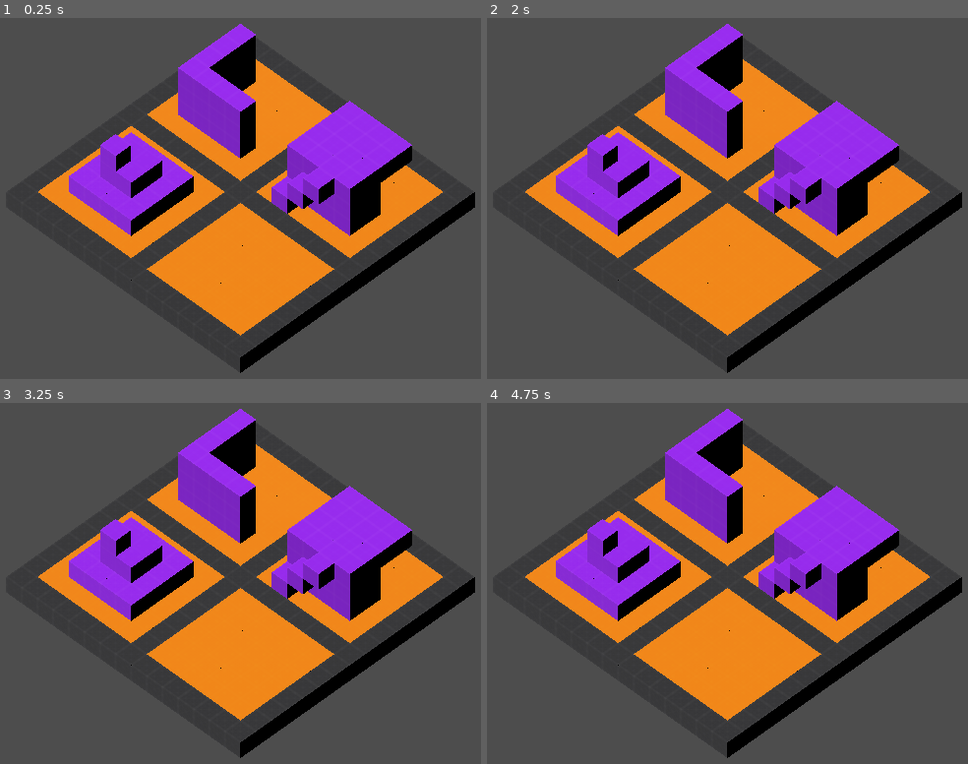
Above: before the commit, frames 1-4 (two rows, left to right).
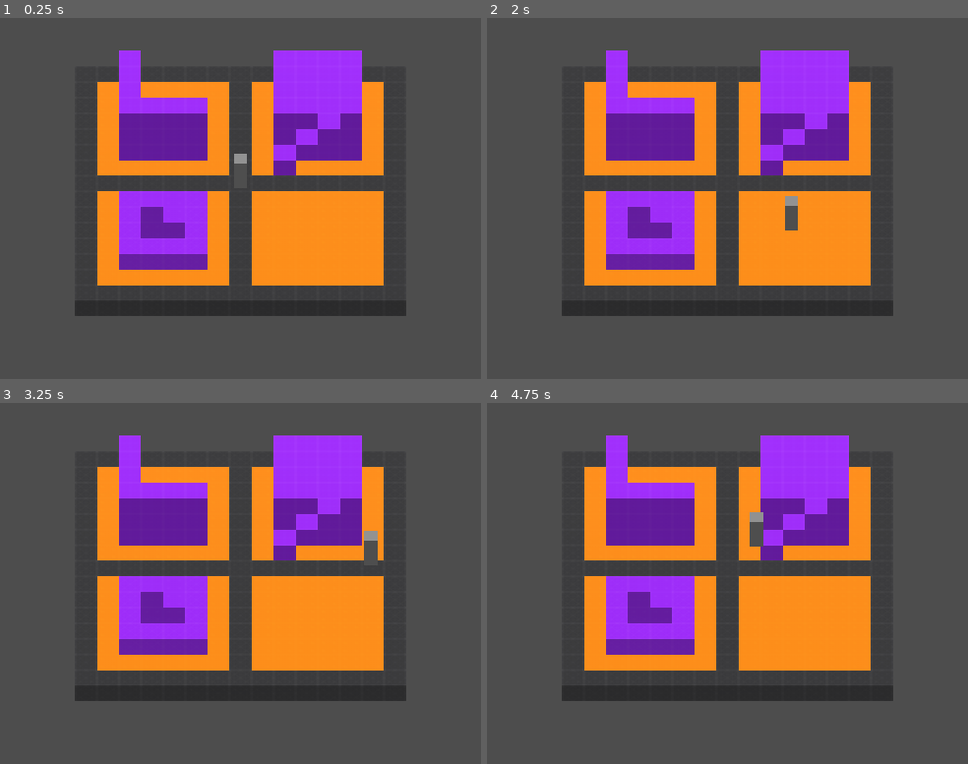
Above: after the commit, the same moments.

Repository: 26SathvikV/toy4
Game: Godot game, scene res://main.tscn
The game is run twice, just before and just after one commit, with the same random seed, the same clock (stepped at 60 frames per second) and the same inputs.
Inputs:
- Up to frame 1 (0.25 s): no input
- Up to frame 2 (2 s): tap Enter at 0.5 s; hold D (right, bound only after the commit) 0.53-1.28 s; tap Space (jump, bound only after the commit) at 0.6, 0.77, 1.07, 1.35, 1.52, 1.82 s; hold S (down, bound only after the commit) from 1.28 s (still down)
- Up to frame 3 (3.25 s): release S (down, bound only after the commit) at 2.03 s; hold D (right, bound only after the commit) 2.03-2.78 s; tap Space (jump, bound only after the commit) at 2.1, 2.85, 3.02 s; hold W (up, bound only after the commit) from 2.78 s (still down)
- Up to frame 4 (4.75 s): tap Space (jump, bound only after the commit) at 3.32, 3.5, 3.6, 3.77, 4.07, 4.35, 4.52 s; release W (up, bound only after the commit) at 3.53 s; hold A (left, bound only after the commit) from 3.53 s (still down)

The runs differ from the first frame. In frame 1, 38% of the frame differs, in the area x 7-99%, y 1-99%; in frame 2, 38%; in frame 3, 38%; in frame 4, 38%.

Commit message:
basic player controls

Diff:
--- /dev/null
+++ b/code/player.gd
@@ -0,0 +1,24 @@
+extends CharacterBody3D
+
+@export var speed: float;
+@export var jumpHeight: float;
+@export var gravity: float;
+
+@onready var mappedDirections: Dictionary = { # godot doesnt have dictionary type hints?
+	"up": Vector3(speed, 0, 0), # note that up is in 2d plane, not 3d (ie jump)
+	"down": Vector3(-speed, 0, 0),
+	"right": Vector3(0, 0, speed),
+	"left": Vector3(0, 0, -speed)
+};
+
+func _physics_process(delta: float) -> void:
+	var vec: Vector3 = Vector3(0, self.velocity.y - gravity * delta, 0);
+
+	for dir in mappedDirections:
+		vec += mappedDirections[dir] if Input.is_action_pressed(dir) else Vector3();
+
+	if (Input.is_action_just_pressed("jump") && self.is_on_floor()):
+		vec.y = jumpHeight;
+
+	self.velocity = vec;
+	move_and_slide();
--- a/main.tscn
+++ b/main.tscn
@@ -1,16 +1,26 @@
-[gd_scene load_steps=2 format=3 uid="uid://cfitidb0v3ddt"]
+[gd_scene load_steps=5 format=3 uid="uid://culun8f4of417"]
 
 [ext_resource type="MeshLibrary" uid="uid://dus3m8fgbhrmr" path="res://resources/meshLibrary/testMeshLib.tres" id="1_creva"]
+[ext_resource type="Script" path="res://code/player.gd" id="2_nrv28"]
+
+[sub_resource type="BoxMesh" id="BoxMesh_cf4oi"]
+
+[sub_resource type="BoxShape3D" id="BoxShape3D_2veee"]
+size = Vector3(0.15, 0.4, 0.15)
 
 [node name="main" type="Node3D"]
 
 [node name="camera" type="Camera3D" parent="."]
-transform = Transform3D(0.707107, 0.5, -0.5, 0, 0.707107, 0.707107, 0.707107, -0.5, 0.5, -3, 5, 3)
+transform = Transform3D(-4.37114e-08, 0.707107, -0.707107, 0, 0.707107, 0.707107, 1, 3.09086e-08, -3.09086e-08, -3, 3.5, 0)
 projection = 1
 size = 5.0
 
-[node name="GridMap" type="GridMap" parent="."]
-transform = Transform3D(1, 0, 0, 0, 1, 0, 0, 0, 1, 0.125, 0.125, 0.125)
+[node name="DirectionalLight3D" type="DirectionalLight3D" parent="camera"]
+transform = Transform3D(1, -4.2222e-08, -3.2398e-08, 5.27643e-08, 0.866025, 0.5, 6.94656e-09, -0.5, 0.866025, -1.31134e-07, -0.353554, -4.59619)
+sky_mode = 1
+
+[node name="level" type="GridMap" parent="."]
+transform = Transform3D(1, 0, 0, 0, 1, 0, 0, 0, 1, 0.125, 0, 0.125)
 mesh_library = ExtResource("1_creva")
 cell_size = Vector3(0.25, 0.25, 0.25)
 cell_scale = 0.25
@@ -19,6 +29,21 @@
 }
 metadata/_editor_floor_ = Vector3(1, 3, 0)
 
-[node name="DirectionalLight3D" type="DirectionalLight3D" parent="."]
-transform = Transform3D(-3.1999e-08, -0.866025, -0.5, -4.37114e-08, -0.5, 0.866025, -1, 4.95676e-08, -2.18557e-08, 0, 0, 0)
-sky_mode = 1
+[node name="player" type="CharacterBody3D" parent="."]
+unique_name_in_owner = true
+transform = Transform3D(1, 0, 0, 0, 1, 0, 0, 0, 1, 0, 0.372955, 0)
+axis_lock_angular_x = true
+axis_lock_angular_y = true
+axis_lock_angular_z = true
+script = ExtResource("2_nrv28")
+speed = 1.0
+jumpHeight = 3.0
+gravity = 10.0
+
+[node name="MeshInstance3D" type="MeshInstance3D" parent="player"]
+transform = Transform3D(0.15, 0, 0, 0, 0.4, 0, 0, 0, 0.15, 0, 0.163635, 0)
+mesh = SubResource("BoxMesh_cf4oi")
+
+[node name="CollisionShape3D" type="CollisionShape3D" parent="player"]
+transform = Transform3D(1, 0, 0, 0, 1, 0, 0, 0, 1, 0, 0.163635, 0)
+shape = SubResource("BoxShape3D_2veee")
--- a/project.godot
+++ b/project.godot
@@ -14,3 +14,36 @@
 run/main_scene="res://main.tscn"
 config/features=PackedStringArray("4.2", "Forward Plus")
 config/icon="res://icon.svg"
+
+[input]
+
+up={
+"deadzone": 0.5,
+"events": [Object(InputEventKey,"resource_local_to_scene":false,"resource_name":"","device":-1,"window_id":0,"alt_pressed":false,"shift_pressed":false,"ctrl_pressed":false,"meta_pressed":false,"pressed":false,"keycode":0,"physical_keycode":87,"key_label":0,"unicode":119,"echo":false,"script":null)
+]
+}
+down={
+"deadzone": 0.5,
+"events": [Object(InputEventKey,"resource_local_to_scene":false,"resource_name":"","device":-1,"window_id":0,"alt_pressed":false,"shift_pressed":false,"ctrl_pressed":false,"meta_pressed":false,"pressed":false,"keycode":0,"physical_keycode":83,"key_label":0,"unicode":115,"echo":false,"script":null)
+]
+}
+left={
+"deadzone": 0.5,
+"events": [Object(InputEventKey,"resource_local_to_scene":false,"resource_name":"","device":-1,"window_id":0,"alt_pressed":false,"shift_pressed":false,"ctrl_pressed":false,"meta_pressed":false,"pressed":false,"keycode":0,"physical_keycode":65,"key_label":0,"unicode":97,"echo":false,"script":null)
+]
+}
+right={
+"deadzone": 0.5,
+"events": [Object(InputEventKey,"resource_local_to_scene":false,"resource_name":"","device":-1,"window_id":0,"alt_pressed":false,"shift_pressed":false,"ctrl_pressed":false,"meta_pressed":false,"pressed":false,"keycode":0,"physical_keycode":68,"key_label":0,"unicode":100,"echo":false,"script":null)
+]
+}
+jump={
+"deadzone": 0.5,
+"events": [Object(InputEventKey,"resource_local_to_scene":false,"resource_name":"","device":-1,"window_id":0,"alt_pressed":false,"shift_pressed":false,"ctrl_pressed":false,"meta_pressed":false,"pressed":false,"keycode":0,"physical_keycode":32,"key_label":0,"unicode":32,"echo":false,"script":null)
+]
+}
+interact={
+"deadzone": 0.5,
+"events": [Object(InputEventKey,"resource_local_to_scene":false,"resource_name":"","device":-1,"window_id":0,"alt_pressed":false,"shift_pressed":false,"ctrl_pressed":false,"meta_pressed":false,"pressed":false,"keycode":0,"physical_keycode":69,"key_label":0,"unicode":101,"echo":false,"script":null)
+]
+}
